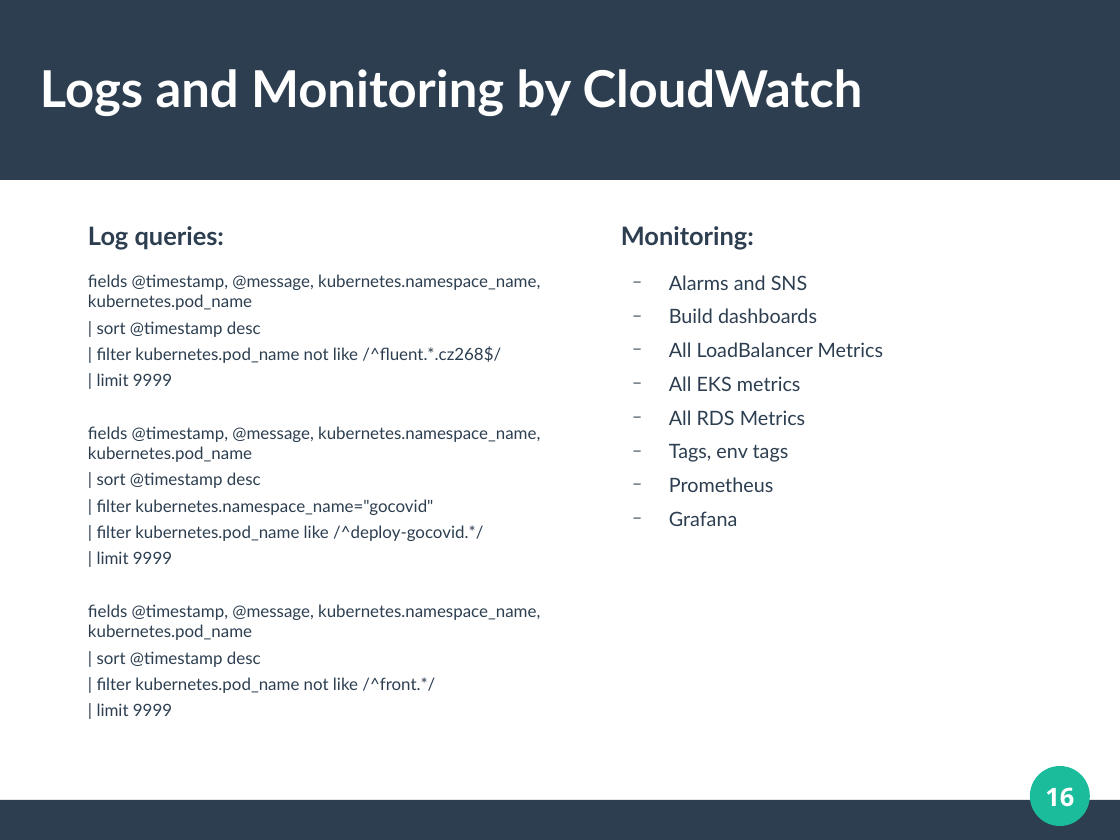
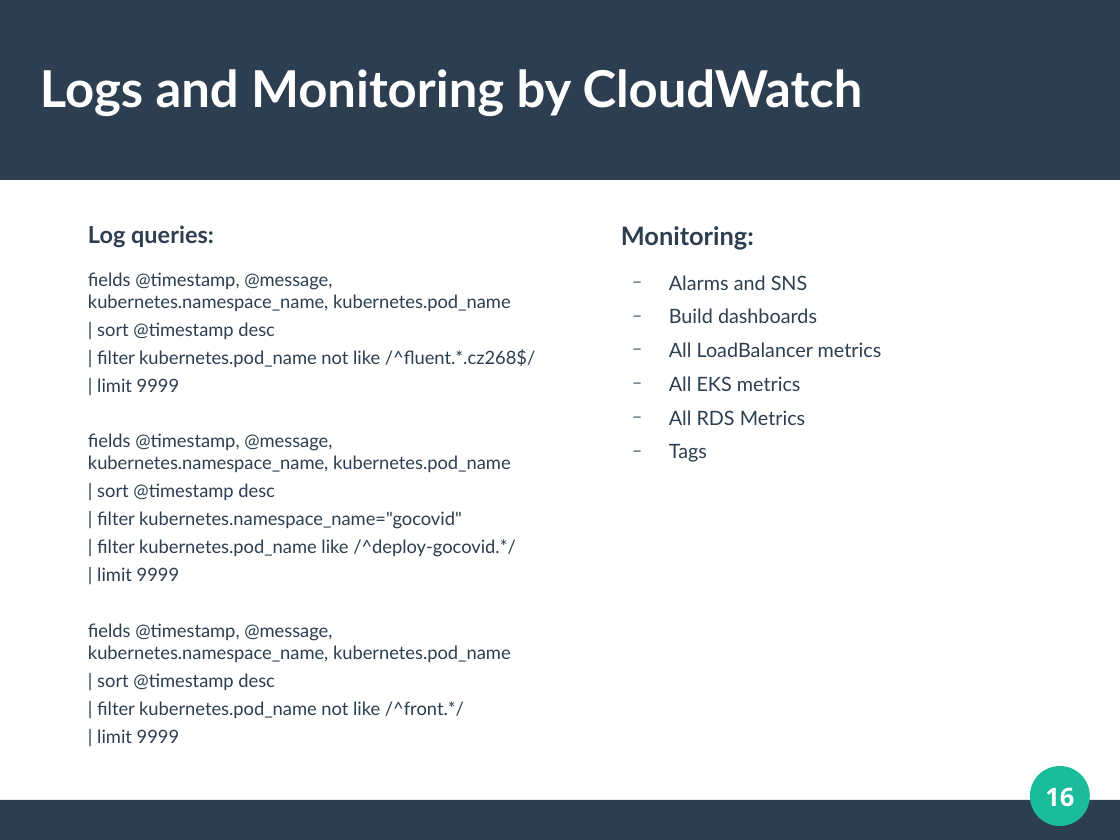
Before and after one commit to tty8747/goCovid19-app, a slide deck: slide 16 of diploma.odp. Drawn at 1120x840 pixels with LibreOffice and Linux fonts; fonts in the diff are those of the drawing. Boxes give left, top, right and bottom in pixels: in the first picture for what was removed or moved away, otherwise in the second. Text is boxed around its words. In the diff, an @@ line names an element or a change of style, - is before the commit and + after.

```diff
--- a/diploma.odp
+++ b/diploma.odp
@@ text "Log queries:" at (88,225,535,743): size 18 to 16.6 pt in "Log queries:"; size 12 to 12.9 pt @@
@@ text at (669,342,882,357): text changed @@
-  − All LoadBalancer Metrics
+  − All LoadBalancer metrics
@@ text at (669,444,707,462): text changed @@
-  − Tags, env tags
-  − Prometheus
-  − Grafana
+  − Tags
```
Also in this commit, not shown: 9 other slides changed, 2 other files.
